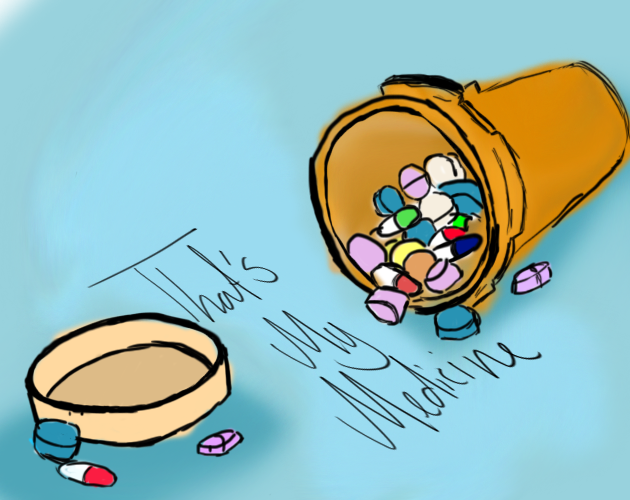
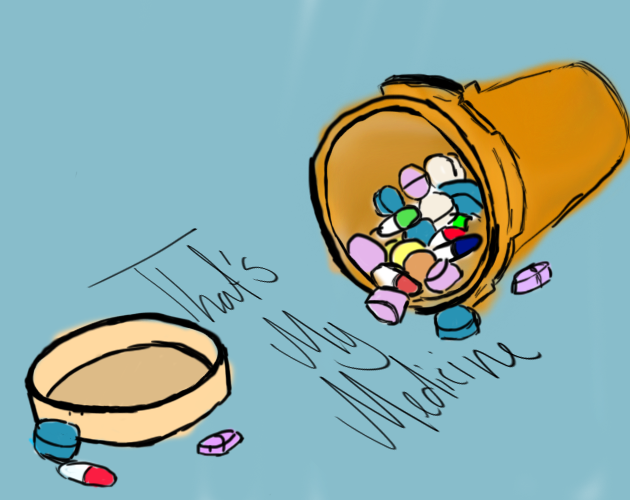
Two versions of the same layered image (w=630, h=500). Layer-by-layer changes:
painted on "Laag 7" over (0, 0, 630, 500)
removed layer "Laag 6" over (0, 0, 630, 500)
painted on "Achtergrond" over (0, 0, 397, 439)
